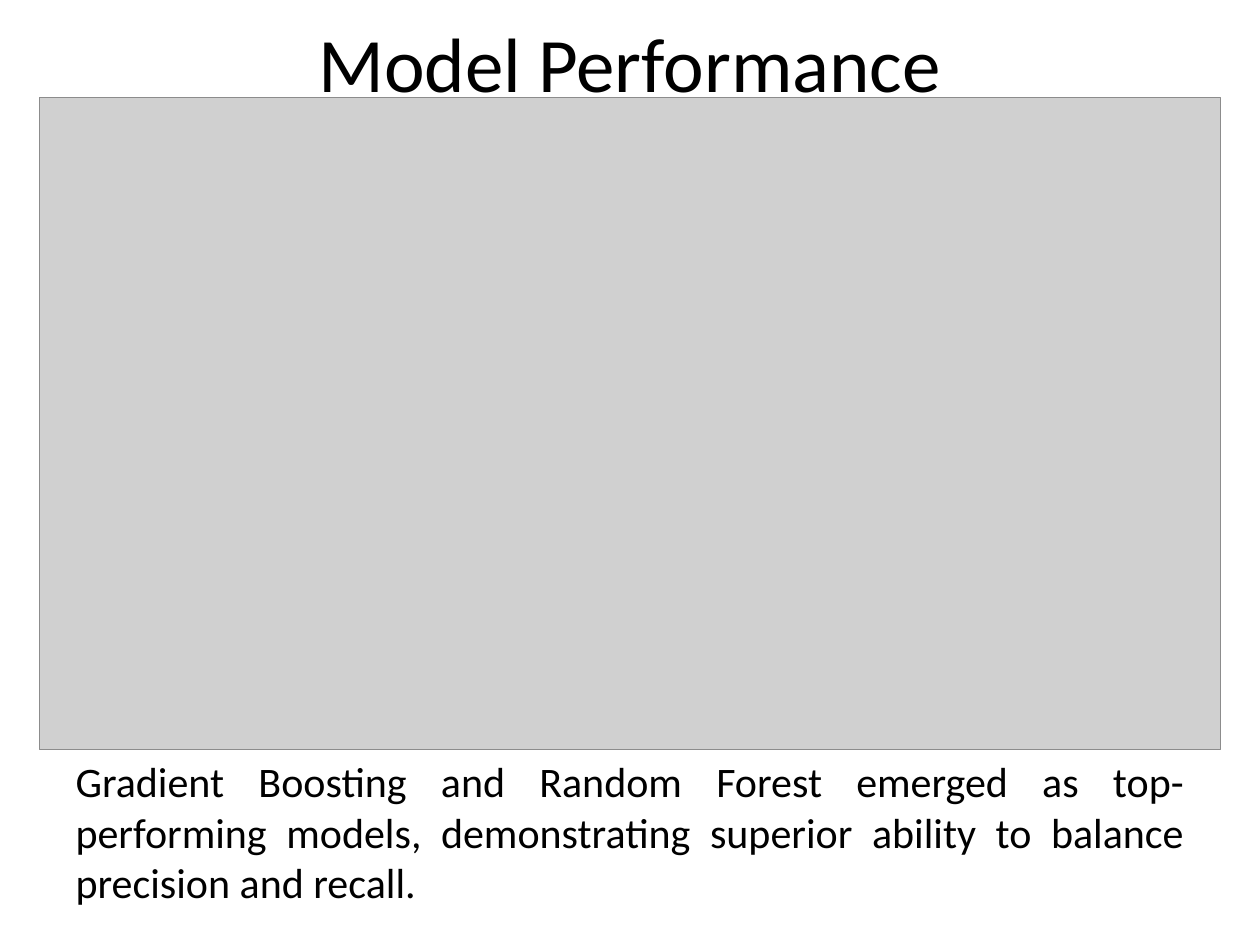
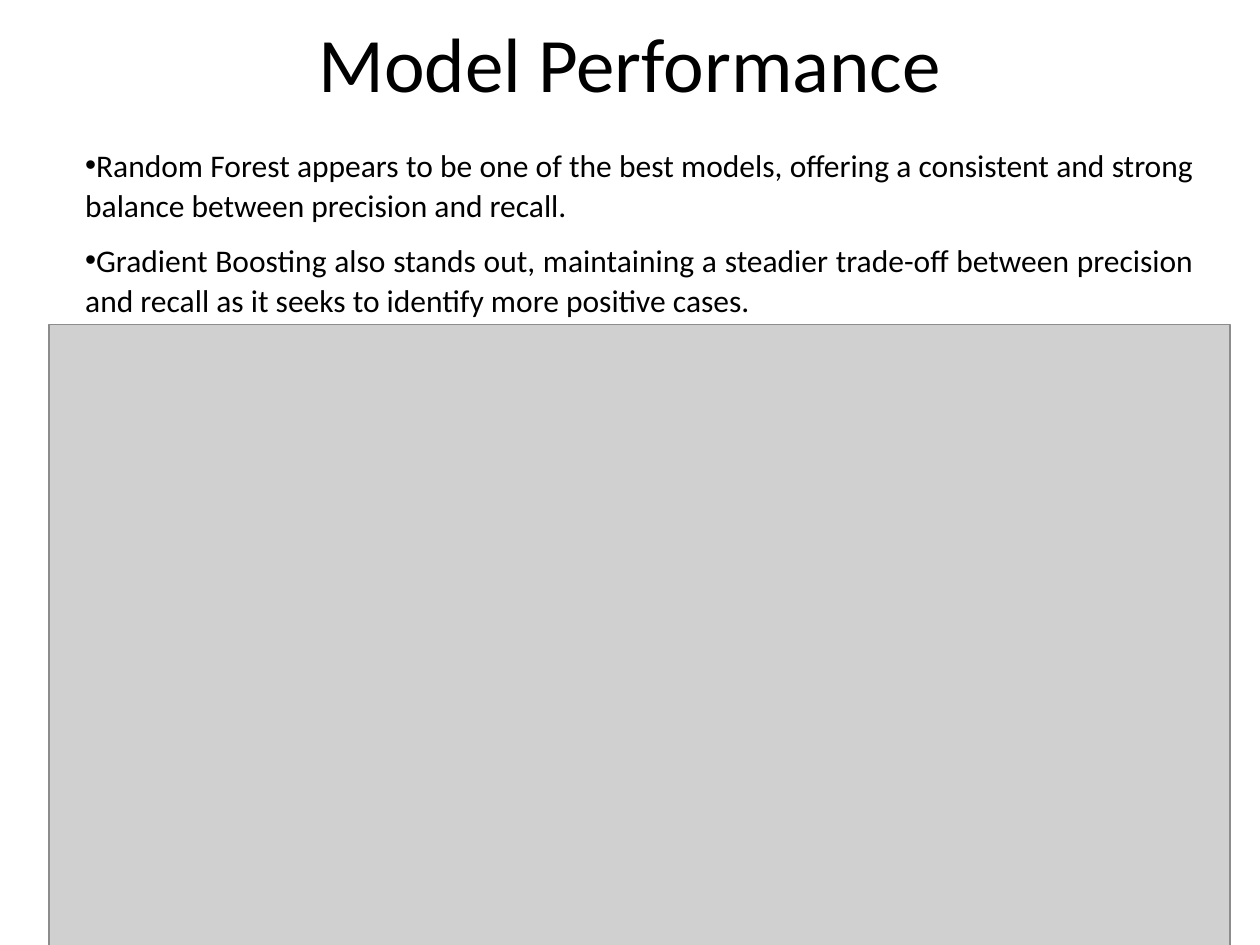
Before and after one commit to leoadkn/Springboard-Capstone-2, a slide deck: slide 11 of Report/Final Presentation.pptx (slide 12 before the commit). Drawn at 1260x945 pixels with LibreOffice and Linux fonts; fonts in the diff are those of the drawing; grey boxes stand for pictures. Boxes give left, top, right and bottom in pixels: in the first picture for what was removed or moved away, otherwise in the second. Text is boxed around its words. In the diff, an @@ line names an element or a change of style, - is before the commit and + after.

```diff
--- a/Report/Final Presentation.pptx
+++ b/Report/Final Presentation.pptx
@@ text added at box(85, 155, 1193, 317), 18 pt, text #000000 @@
+• Random Forest appears to be one of the best models, offering a consistent and strong balance between precision and recall.
+• Gradient Boosting also stands out, maintaining a steadier trade-off between precision and recall as it seeks to identify more positive cases.
@@ picture: place and size @@
-picture at box(39, 98, 1220, 750)
+picture at box(49, 325, 1230, 945)
@@ text removed at box(76, 767, 1184, 905) @@
-Gradient Boosting and Random Forest emerged as top-performing models, demonstrating superior ability to balance precision and recall.
```
Also in this commit, not shown: 5 other slides changed, 2 slides added, 3 slides removed.
